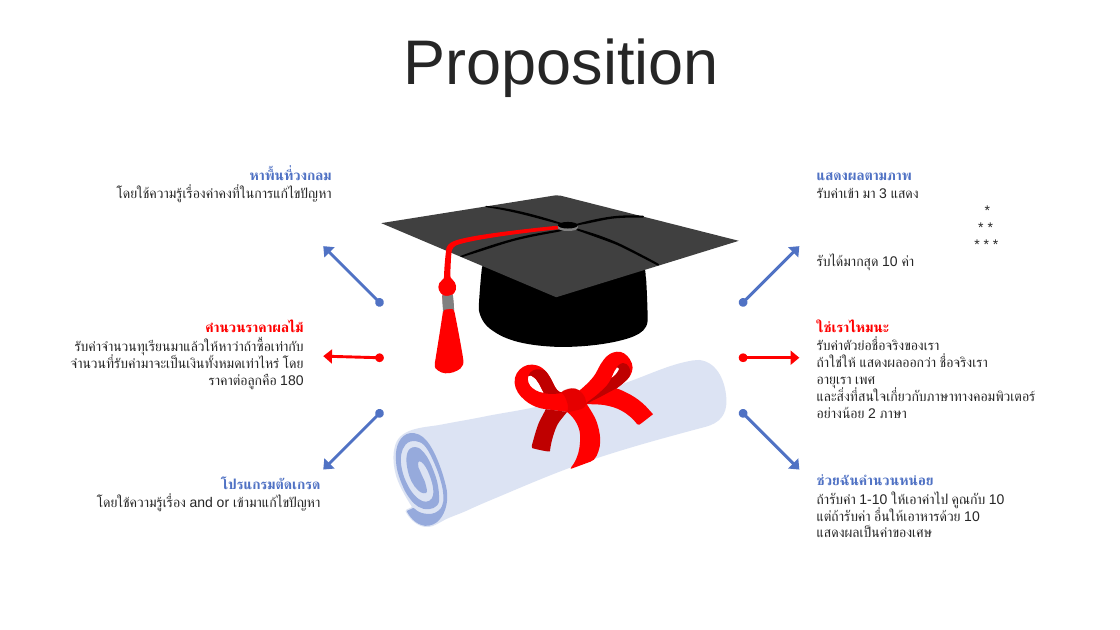
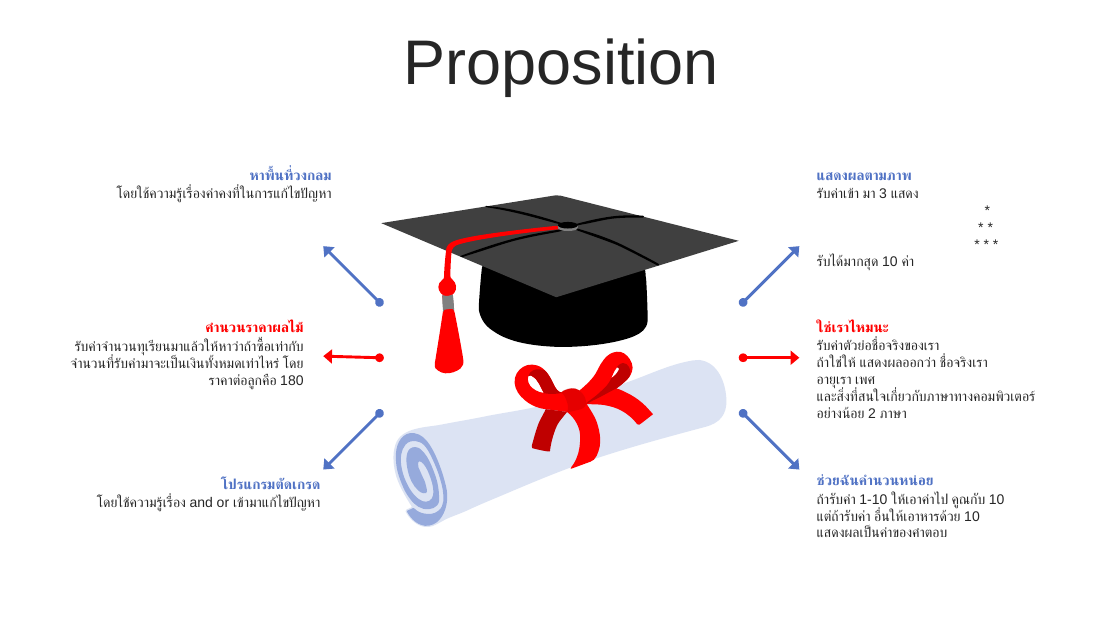
Before and after one commit to WatcharapolxFa/SolveProblemsIn-C-Language, a slide deck: slide 31 of LearnC/C.pptx. Drawn at 1120x630 pixels with LibreOffice and Linux fonts; fonts in the diff are those of the drawing. Boxes give left, top, right and bottom in pixels: in the first picture for what was removed or moved away, otherwise in the second. Text is boxed around its words. In the diff, an @@ line names an element or a change of style, - is before the commit and + after.

```diff
--- a/LearnC/C.pptx
+++ b/LearnC/C.pptx
@@ text at bbox=[817, 526, 948, 537]: text changed @@
-แสดงผลเป็นค่าของเศษ
+แสดงผลเป็นค่าของคำตอบ
```
Also in this commit, not shown: 1 other slide changed, 9 other files.
